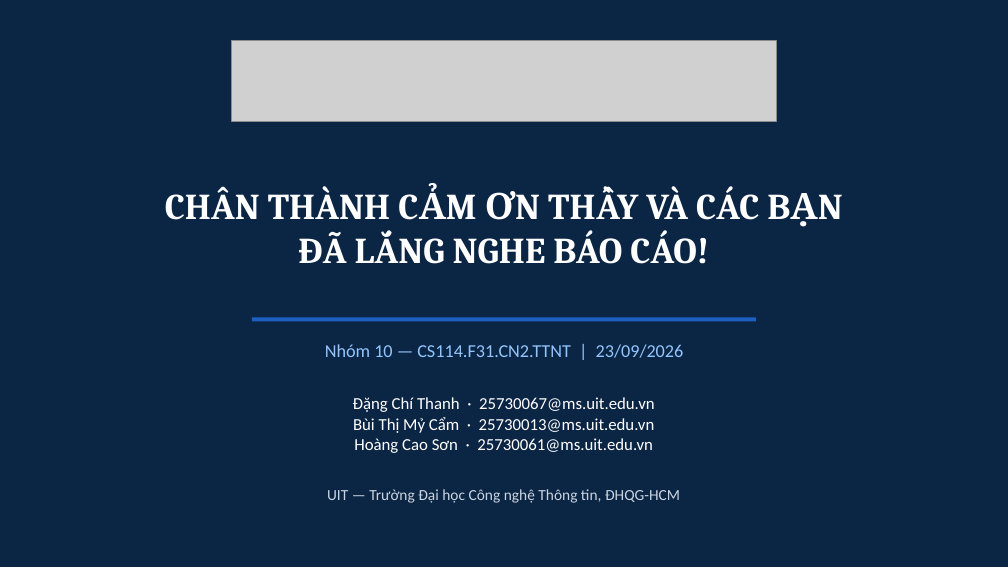
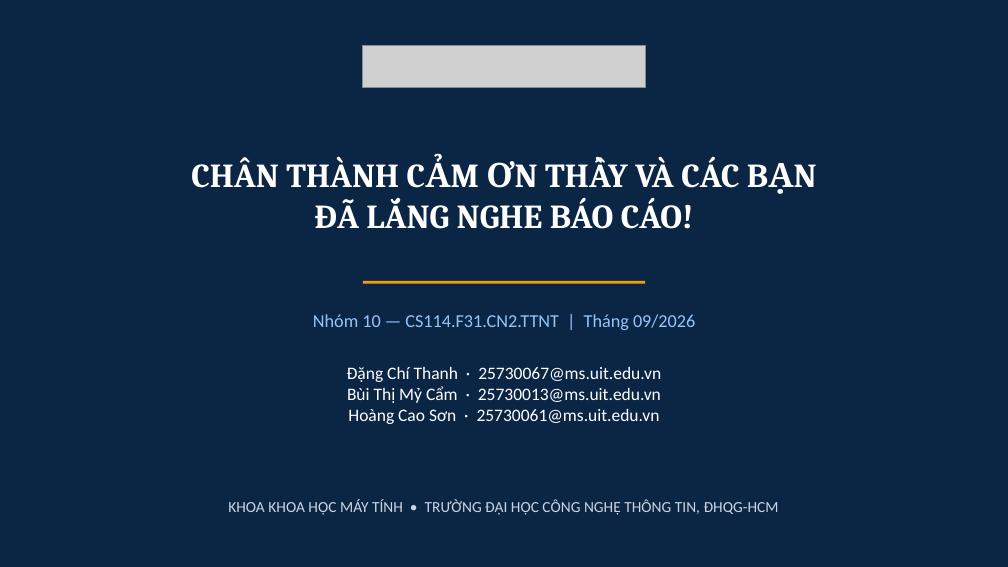
Before and after one commit to uit-25730067-chithanh/CS114-Team10-Elderly-Scam-Detection, a slide deck: slide 18 of draft/scam-detection/reports/slides/phase09_presentation.pptx. Drawn at 1008x567 pixels with LibreOffice and Linux fonts; fonts in the diff are those of the drawing; grey boxes stand for pictures. Boxes give left, top, right and bottom in pixels: in the first picture for what was removed or moved away, otherwise in the second. Text is boxed around its words. In the diff, an @@ line names an element or a change of style, - is before the commit and + after.

```diff
--- a/draft/scam-detection/reports/slides/phase09_presentation.pptx
+++ b/draft/scam-detection/reports/slides/phase09_presentation.pptx
@@ picture resized from (x1=232, y1=40, x2=776, y2=121) to (x1=363, y1=45, x2=645, y2=88) @@
@@ text "CHÂN THÀNH CẢM ƠN THẦY ..." moved from (x1=165, y1=186, x2=759, y2=264) to (x1=191, y1=157, x2=739, y2=229) @@
@@ text "CHÂN THÀNH CẢM ƠN THẦY ..." at (x1=191, y1=157, x2=739, y2=229): size 26 to 24 pt @@
@@ line added from (363, 282) to (645, 282), #F59E0B 2 pt @@
@@ rectangle removed at (x1=252, y1=318, x2=756, y2=322) @@
@@ text at (x1=313, y1=314, x2=695, y2=330): text changed @@
-Nhóm 10 — CS114.F31.CN2.TTNT | 23/09/2026
+Nhóm 10 — CS114.F31.CN2.TTNT | Tháng 09/2026
@@ text "Đặng Chí Thanh · 25730067@ms.uit.edu.vn" moved from (x1=353, y1=397, x2=655, y2=453) to (x1=347, y1=367, x2=661, y2=424) @@
@@ text "Đặng Chí Thanh · 25730067@ms.uit.edu.vn" at (x1=347, y1=367, x2=661, y2=424): size 12 to 12.5 pt @@
@@ text at (x1=228, y1=499, x2=779, y2=515): text changed @@
-UIT — Trường Đại học Công nghệ Thông tin, ĐHQG-HCM
+KHOA KHOA HỌC MÁY TÍNH • TRƯỜNG ĐẠI HỌC CÔNG NGHỆ THÔNG TIN, ĐHQG-HCM
```
Also in this commit, not shown: 19 other slides changed, 2 slides added, 2 slides removed, 2 other files.
